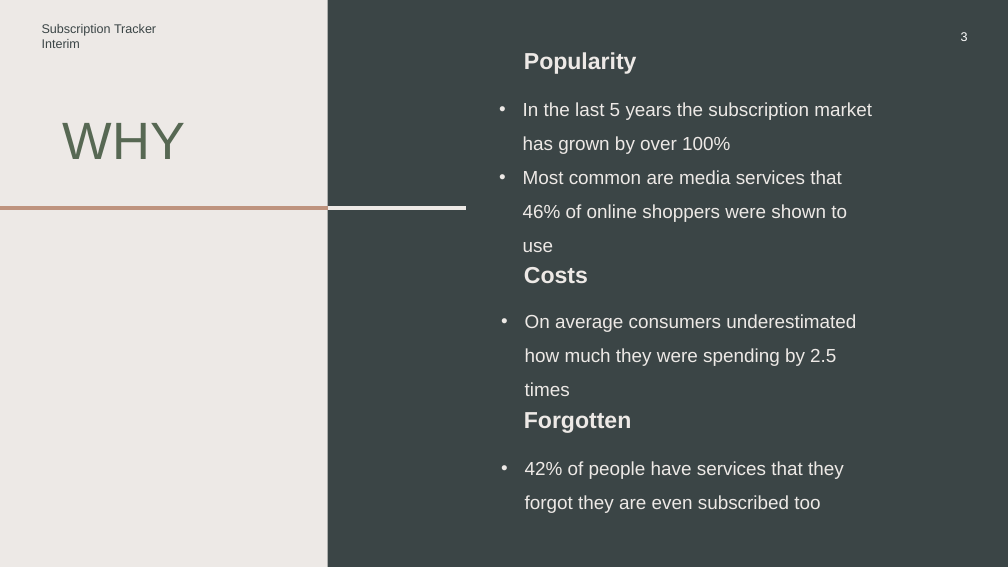
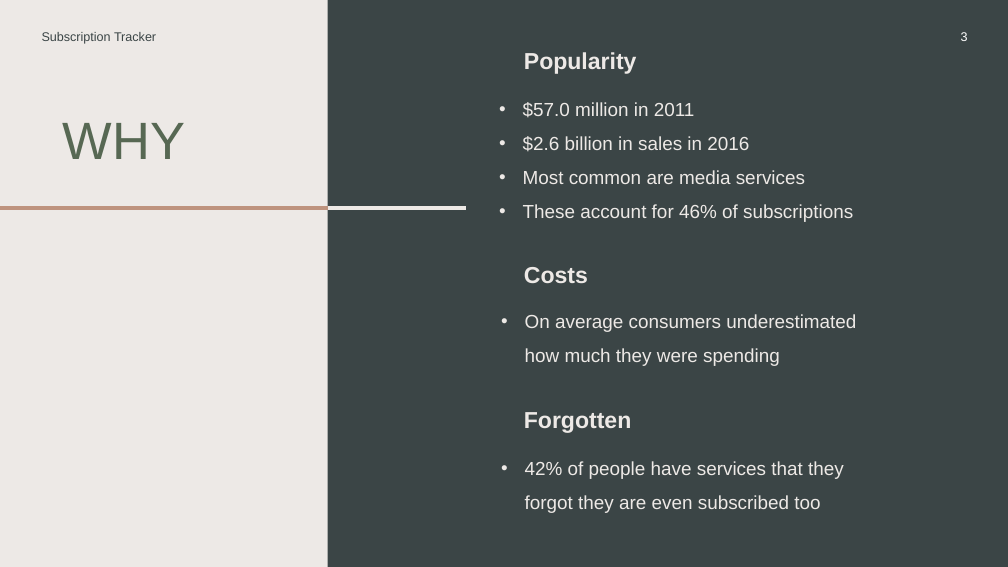
Before and after one commit to DorkSoul/4th-Year, a slide deck: slide 3 of Final-Year-Project/Subscription Tracker.pptx. Drawn at 1008x567 pixels with LibreOffice and Linux fonts; fonts in the diff are those of the drawing. Boxes give left, top, right and bottom in pixels: in the first picture for what was removed or moved away, otherwise in the second. Text is boxed around its words. In the diff, an @@ line names an element or a change of style, - is before the commit and + after.

```diff
--- a/Final-Year-Project/Subscription Tracker.pptx
+++ b/Final-Year-Project/Subscription Tracker.pptx
@@ text at <box>42,32,156,44</box>: text changed @@
-Subscription Tracker
-Interim
+Subscription Tracker
@@ text at <box>523,102,853,222</box>: text changed @@
-• In the last 5 years the subscription market has grown by over 100%
-• Most common are media services that 46% of online shoppers were shown to use
+• $57.0 million in 2011
+• $2.6 billion in sales in 2016
+• Most common are media services
+• These account for 46% of subscriptions
@@ text at <box>525,314,856,366</box>: text changed @@
-• On average consumers underestimated how much they were spending by 2.5 times
+• On average consumers underestimated how much they were spending
```
Also in this commit, not shown: 9 other slides changed, 4 slides added, 2 slides removed, 26 other files.
